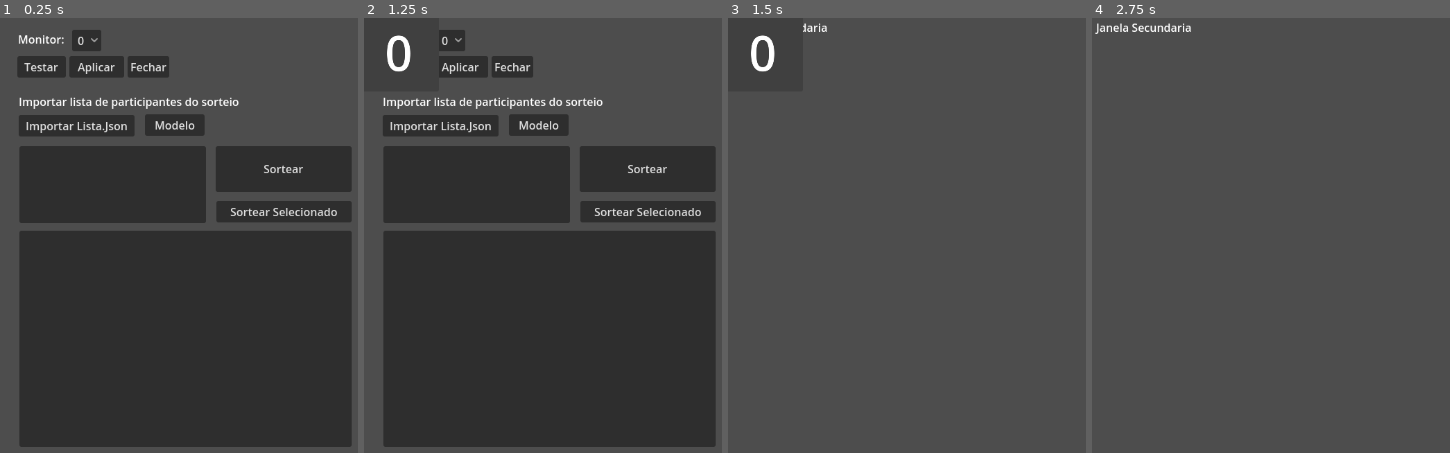
Above: before the commit, frames 1-4 (left to right).
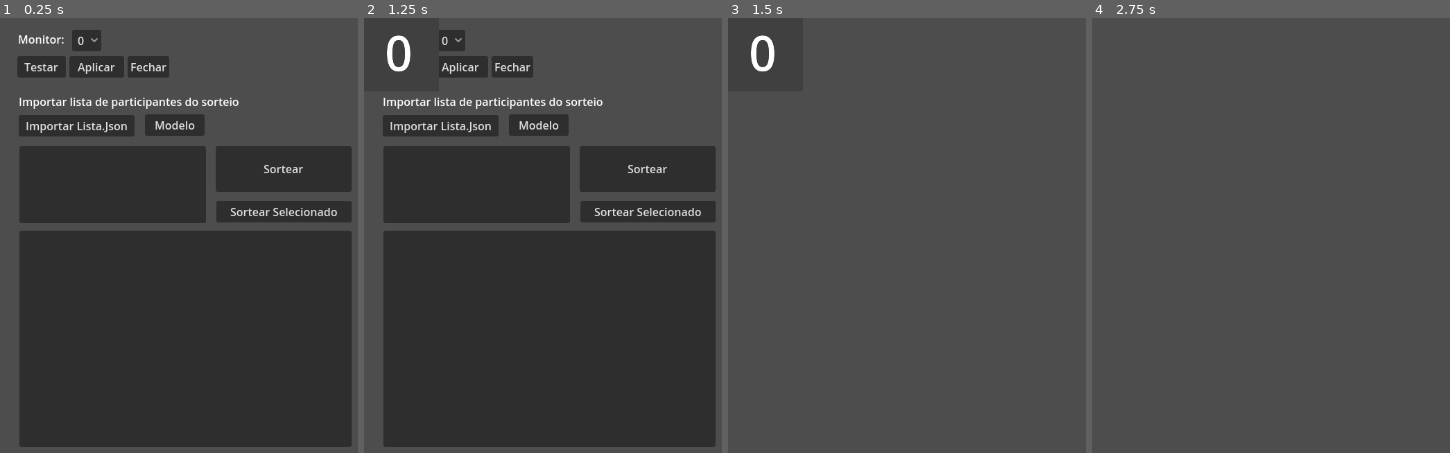
Above: after the commit, the same moments.

Repository: MoisesGamaSouza/sorteio-marcados-godot
Game: Godot game, scene res://Scenes/Control.tscn
Two runs of this game, one before a commit and one after it. Both use one fixed random seed, a clock stepped at 60 frames per second and the inputs below.
Inputs:
- Up to frame 1 (0.25 s): no input
- Up to frame 2 (1.25 s): click "Testar" at 0.5 s
- Up to frame 3 (1.5 s): click "Aplicar" at 1.25 s
- Up to frame 4 (2.75 s): click "Fechar" at 2 s

Frames 1-2 are identical in both runs. In frame 3, less than 0.1% of the frame differs, in the area x 20-28%, y 1-4%; in frame 4, 0.3%, in the area x 0-28%, y 1-4%.

Commit message:
25/10/2025
- Método de criar um modelo JSON da planilha principal na maquina do usuário, para que ele possa seguir um padrão.

Diff:
--- /dev/null
+++ b/Assets/Modelo_Lista_Participantes.json
@@ -0,0 +1,17 @@
+{
+  "meninos": [
+    "Menino 1",
+    "Menino 2",
+    "Menino 3"
+  ],
+  "meninas": [
+    "Menina 1",
+    "Menina 2",
+    "Menina 3"
+  ],
+  "equipe": [
+    "Equipe 1",
+    "Equipe 2",
+    "Equipe 3"
+  ]
+}
--- a/Scenes/Control.tscn
+++ b/Scenes/Control.tscn
@@ -1,9 +1,10 @@
-[gd_scene load_steps=5 format=3 uid="uid://cw407654fa6bf"]
+[gd_scene load_steps=6 format=3 uid="uid://cw407654fa6bf"]
 
 [ext_resource type="Script" uid="uid://bnh207wsks4ua" path="res://Scripts/control.gd" id="1_k7axu"]
 [ext_resource type="Script" uid="uid://vm3b26k5hr2e" path="res://Scripts/controle_de_monitor.gd" id="2_l5htm"]
 [ext_resource type="Script" uid="uid://dprtyjmyqgt8j" path="res://Scripts/importação_de_lista.gd" id="3_cynse"]
 [ext_resource type="Script" uid="uid://d2kxyh7tbicst" path="res://Scenes/sorteio.gd" id="4_gemnp"]
+[ext_resource type="Script" uid="uid://b7vrg7snkhtom" path="res://Scenes/modelo_json.gd" id="4_ll70y"]
 
 [node name="Control" type="Control"]
 layout_mode = 3
@@ -13,6 +14,12 @@
 grow_horizontal = 2
 grow_vertical = 2
 script = ExtResource("1_k7axu")
+
+[node name="Segunda Tela" type="Control" parent="."]
+unique_name_in_owner = true
+anchors_preset = 0
+offset_right = 40.0
+offset_bottom = 40.0
 
 [node name="Controle de Monitor" type="Control" parent="."]
 anchors_preset = 0
@@ -29,6 +36,7 @@
 text = "Monitor:"
 
 [node name="OptionButton" type="OptionButton" parent="Controle de Monitor"]
+unique_name_in_owner = true
 layout_mode = 0
 offset_left = 104.0
 offset_top = 17.0
@@ -76,14 +84,6 @@
 offset_bottom = 171.0
 text = "Importar Lista.Json"
 
-[node name="Button" type="Button" parent="Importação de Lista"]
-layout_mode = 0
-offset_left = 209.0
-offset_top = 139.0
-offset_right = 295.0
-offset_bottom = 170.0
-text = "Modelo"
-
 [node name="Label" type="Label" parent="Importação de Lista"]
 layout_mode = 0
 offset_left = 27.0
@@ -113,6 +113,25 @@
 offset_right = 507.0
 offset_bottom = 619.0
 
+[node name="ModeloJSON" type="Control" parent="Importação de Lista"]
+anchors_preset = 0
+offset_right = 40.0
+offset_bottom = 40.0
+script = ExtResource("4_ll70y")
+
+[node name="FileDialog_Save_Modelo" type="FileDialog" parent="Importação de Lista/ModeloJSON"]
+unique_name_in_owner = true
+access = 2
+filters = PackedStringArray("*.json")
+
+[node name="Button_Modelo" type="Button" parent="Importação de Lista/ModeloJSON"]
+layout_mode = 0
+offset_left = 209.0
+offset_top = 139.0
+offset_right = 295.0
+offset_bottom = 170.0
+text = "Modelo"
+
 [node name="Sorteio" type="Control" parent="."]
 anchors_preset = 0
 offset_right = 40.0
@@ -139,9 +158,13 @@
 
 [connection signal="pressed" from="Controle de Monitor/Button_Test" to="Controle de Monitor" method="_on_button_test_pressed"]
 [connection signal="pressed" from="Controle de Monitor/Button_Apply" to="." method="_on_button_apply_pressed"]
+[connection signal="pressed" from="Controle de Monitor/Button_Apply" to="Controle de Monitor" method="_on_button_apply_pressed"]
 [connection signal="pressed" from="Controle de Monitor/Button_Fechar" to="." method="_on_button_fechar_pressed"]
+[connection signal="pressed" from="Controle de Monitor/Button_Fechar" to="Controle de Monitor" method="_on_button_fechar_pressed"]
 [connection signal="pressed" from="Importação de Lista/Button_Import" to="Importação de Lista" method="_on_button_import_pressed"]
 [connection signal="file_selected" from="Importação de Lista/FileDialog" to="Importação de Lista" method="_on_file_dialog_file_selected"]
 [connection signal="multi_selected" from="Importação de Lista/ItemList_Categorias" to="Importação de Lista" method="_on_item_list_categorias_multi_selected"]
+[connection signal="file_selected" from="Importação de Lista/ModeloJSON/FileDialog_Save_Modelo" to="Importação de Lista/ModeloJSON" method="_on_file_dialog_save_modelo_file_selected"]
+[connection signal="pressed" from="Importação de Lista/ModeloJSON/Button_Modelo" to="Importação de Lista/ModeloJSON" method="_on_button_modelo_pressed"]
 [connection signal="pressed" from="Sorteio/Sortear_Todos" to="Sorteio" method="_on_sortear_todos_pressed"]
 [connection signal="pressed" from="Sorteio/Sortear_Selecionado" to="Sorteio" method="_on_sortear_selecionado_pressed"]
--- a/Scenes/DisplayWindow.tscn
+++ b/Scenes/DisplayWindow.tscn
@@ -8,8 +8,11 @@
 script = ExtResource("1_htar4")
 
 [node name="Label" type="Label" parent="."]
-offset_left = 6.0
-offset_top = 2.0
-offset_right = 144.0
-offset_bottom = 30.0
-text = "Janela Secundaria"
+anchors_preset = 15
+anchor_right = 1.0
+anchor_bottom = 1.0
+grow_horizontal = 2
+grow_vertical = 2
+horizontal_alignment = 1
+vertical_alignment = 1
+uppercase = true
--- /dev/null
+++ b/Scenes/modelo_json.gd
@@ -0,0 +1,28 @@
+extends Control
+
+@onready var SAVE_WINDOW = %FileDialog_Save_Modelo
+
+func _on_button_modelo_pressed() -> void:
+	SAVE_WINDOW.popup_centered()
+
+
+
+func _on_file_dialog_save_modelo_file_selected(path: String) -> void:
+	#Acessando o local do arquivo Json salvo em Assets, com permissão de leitura
+	var file = FileAccess.open("res://Assets/Modelo_Lista_Participantes.json", FileAccess.READ)
+	#Transformando o arquivo em uma string e ja formatada na forma de um json e salvando em uma variavel
+	var arquivo = JSON.parse_string(file.get_as_text())
+	#fechando o acesso
+	file.close()
+
+	#Garantindo que o caminho termina com .json
+	if !path.ends_with(".json"):
+		path += ".json"
+
+	#Acessando o caminho escolhido no FileDialog com a permição de escrita
+	file = FileAccess.open(path, FileAccess.WRITE)
+	#Escrevendo nesse caminho um arquivo Json a partir de uma string obtida pelo proprio arquivo json no sistema
+	#O \t serve como forma de formatar o texto, para que esteja nas linhas corretas e não tudo em uma linha só
+	file.store_string(JSON.stringify(arquivo,"\t"))
+	#Fechando o acesso ao caminho
+	file.close()
--- a/Scripts/control.gd
+++ b/Scripts/control.gd
@@ -1,37 +1,11 @@
 extends Control
 
-var mywin = preload("res://Scenes/DisplayWindow.tscn")
+#var mywin = preload("res://Scenes/DisplayWindow.tscn")
 
 func _ready():
 	pass
-
-func ativarSegundaTela(i): #Função que recebe o ID do monitor escolhido e Cria a segunda tela
-	FecharTela()#teste para conferir se já não há uma segunda tela criada, e se houver, fechando ela antes de abrir outra
-
-	var d = mywin.instantiate()
-	add_child(d) #Adicionando o Nó da tela como filho e logo em seguida Configurando seus atributos
-	d.visible = true
-	d.position = DisplayServer.screen_get_position(i) #estará posicionado no Monitor Escolhido
-	d.size = DisplayServer.screen_get_size(i) #Tera o tamanho maximo do monitor escolhido
-	d.always_on_top = true #Estará sempre no topo
-	#d.borderless = true #Não terá borda
-
-	Global.wininstance = d #Guardando a inscancia da janela em uma variavel para maior controle
-
-func FecharTela():
-	if Global.wininstance != null:
-		Global.wininstance.queue_free()
-		#Global.wininstance = null
 
 #Garantindo que o programa poderá ser fechado caso a janela surja onde não deve
 func _input(event):
 	if event.is_action_pressed("Fechar"):
 		get_tree().quit()
-
-
-func _on_button_apply_pressed() -> void:
-	ativarSegundaTela(get_node("Controle de Monitor/OptionButton").get_selected_id())
-
-
-func _on_button_fechar_pressed() -> void:
-	FecharTela()
--- a/Scripts/controle_de_monitor.gd
+++ b/Scripts/controle_de_monitor.gd
@@ -1,26 +1,56 @@
 extends Control
 
-@onready var om = $OptionButton #Opções de Monitores
+@onready var om = %OptionButton #Opções de Monitores
+@onready var st = %"Segunda Tela"
 var testwin = preload("res://Scenes/DisplayTest.tscn")
+var mywin = preload("res://Scenes/DisplayWindow.tscn")
 
 func _ready() -> void:
+	atualizarMonitores()
+
+func ativarSegundaTela(i): #Função que recebe o ID do monitor escolhido e Cria a segunda tela
+	FecharTela()#teste para conferir se já não há uma segunda tela criada, e se houver, fechando ela antes de abrir outra
+
+	var d = mywin.instantiate()
+	st.add_child(d) #Adicionando o Nó da tela como filho e logo em seguida Configurando seus atributos
+	d.visible = true
+	d.position = DisplayServer.screen_get_position(i) #estará posicionado no Monitor Escolhido
+	d.size = DisplayServer.screen_get_size(i) #Tera o tamanho maximo do monitor escolhido
+	d.always_on_top = true #Estará sempre no topo
+	#d.borderless = true #Não terá borda
+
+	Global.wininstance = d #Guardando a inscancia da janela em uma variavel para maior controle
+
+func FecharTela():
+	if Global.wininstance != null:
+		Global.wininstance.queue_free()
+		#Global.wininstance = null
+
+func atualizarMonitores() -> void:
 	om.clear()	#Limpando a Lista de Seleção
-
 	# Adicionando os monitores presentes no computador dentro da lista de seleção
 	for i in range(DisplayServer.get_screen_count()):
 		om.add_item(str(i))
 
 # Função que cria uma janela como uma especie de PopUp para mostrar qual monitor está sendo selecionado antes de de fato criar a janela principal nele.
-func testeMonitor(i):
+func testeMonitor(index: int) -> void:
 	var d = testwin.instantiate()
-	add_child(d)
+	st.add_child(d)
 	d.visible = true
-	d.position = DisplayServer.screen_get_position(i)
+	d.position = DisplayServer.screen_get_position(index)
 	d.title = "Monitor Selecionado"
 	d.size = Vector2(100, 100)
 	d.always_on_top = true
-	d.get_node("Label").text = str($OptionButton.get_selected_id())
+	d.get_node("Label").text = str(om.get_selected_id())
+
+
 
 func _on_button_test_pressed() -> void:
-	testeMonitor($OptionButton.get_selected_id())
+	testeMonitor(om.get_selected_id())
 	pass # Replace with function body.
+
+func _on_button_apply_pressed() -> void:
+	ativarSegundaTela(om.get_selected_id())
+
+func _on_button_fechar_pressed() -> void:
+	FecharTela()
Not shown, added: Scenes/modelo_json.gd.uid
Not shown, added: export_presets.cfg
